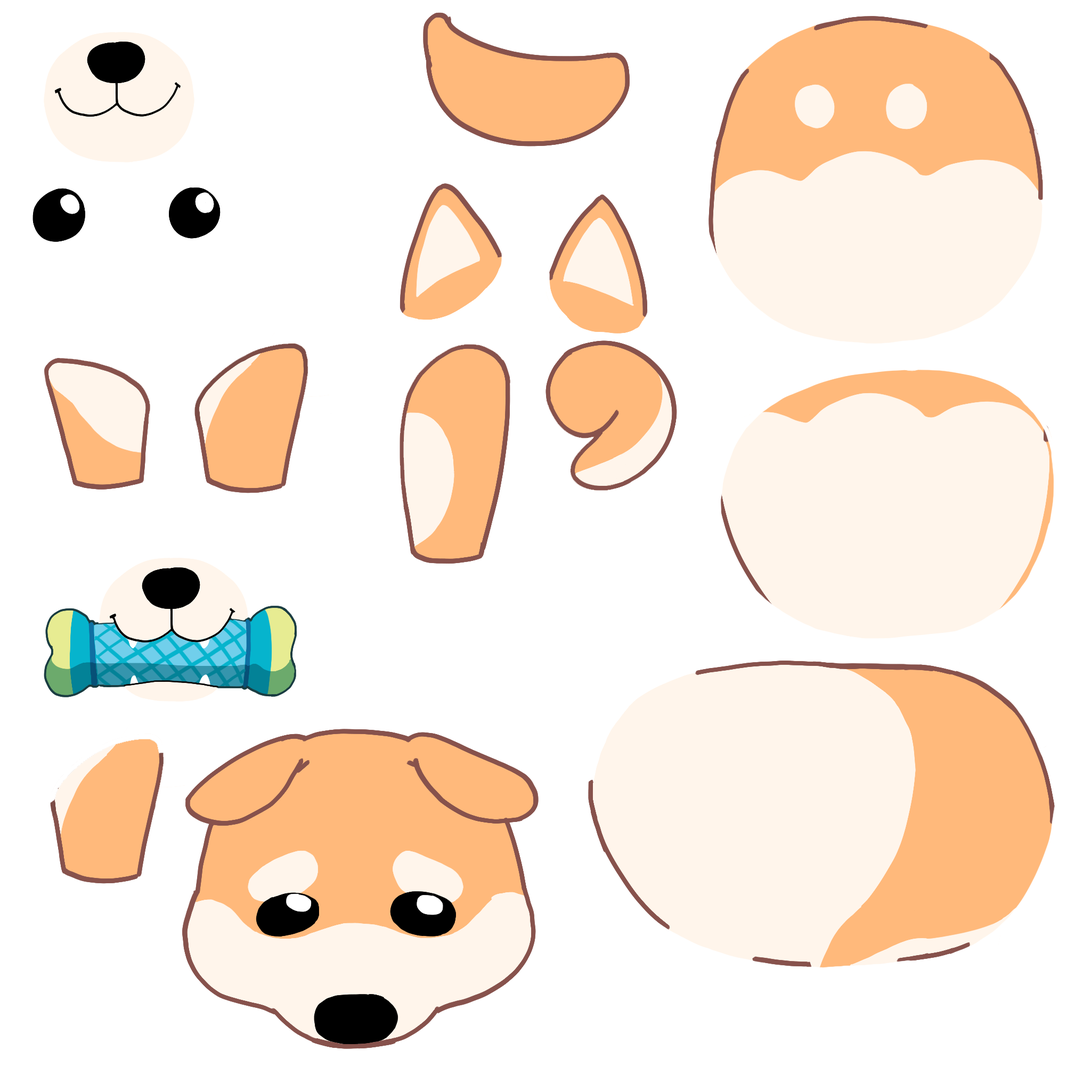
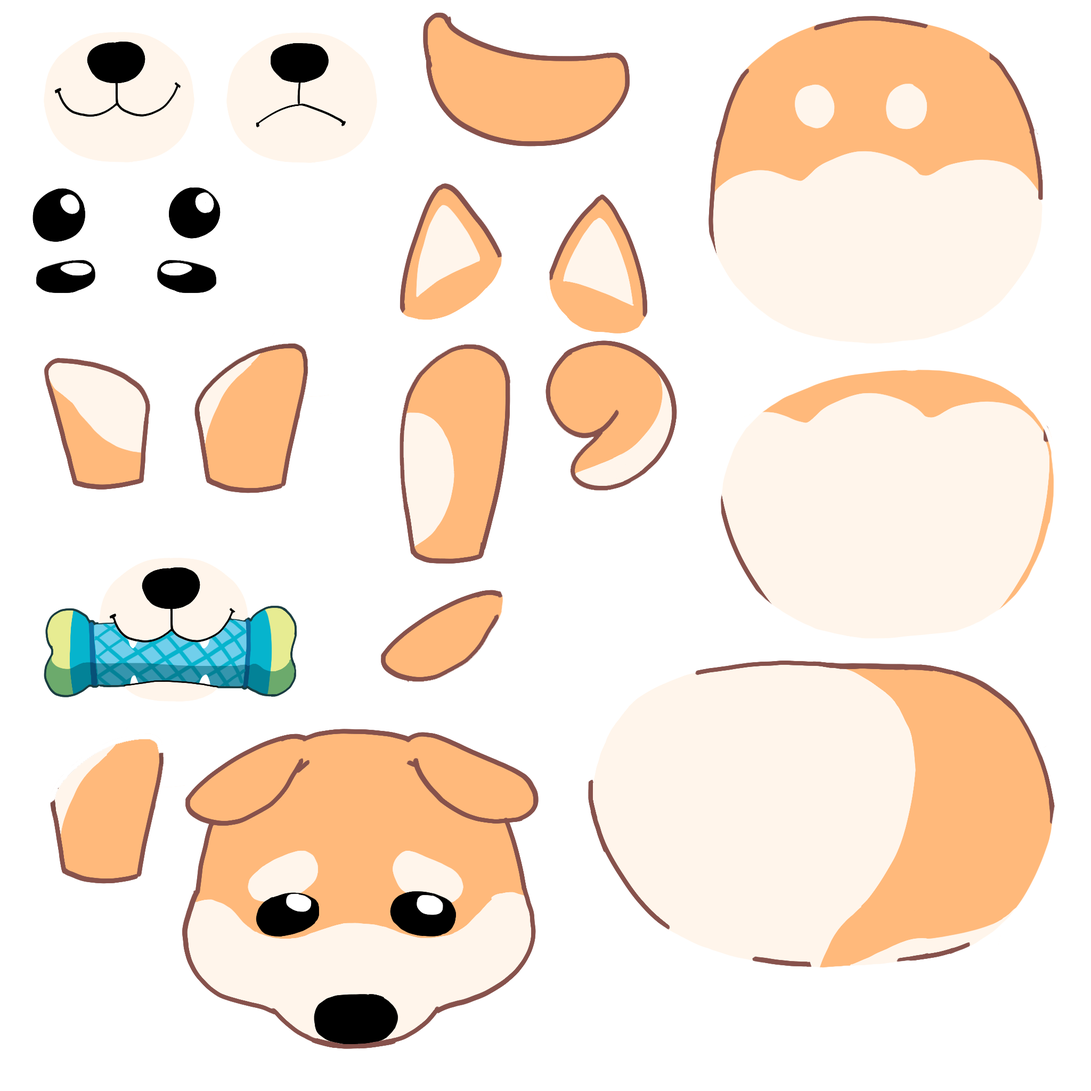
Comparing the layer stacks of the two 1091 x 1091 images. Changes:
added layer "mui" (2nd of 2, in "rd" › "rd") in group "rd" over [226, 32, 378, 164]
painted on "mat" over [36, 259, 217, 294]
added layer "Layer 8" in group "rd" over [381, 589, 504, 684]
